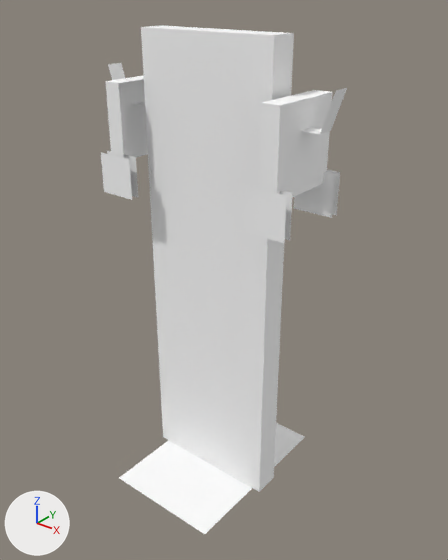
One commit to the glTF model public/3d/item/model__item__shop.ofs_3514_0/3514kg_sh1_44.gltf: the scene before it, then after it.
Rendered twice from a 50 mm lens placed at (1.348, -1.629, 1.896), pointed at (0.03, 0.019, 0.874). The lights are fixed; the arrows at lower left show +X, +Y and +Z. The picture after the commit comes second.

Objects in the first picture: '3514kg_sh1_44'.
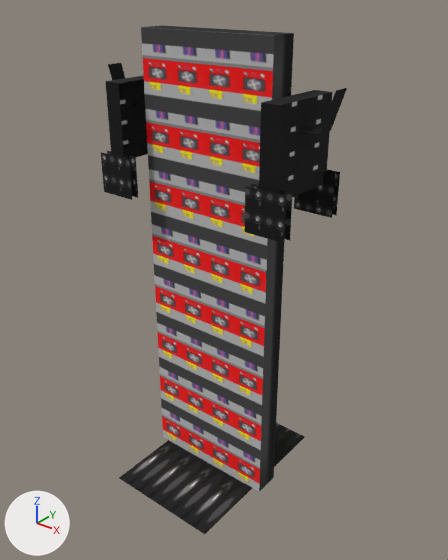
What differs and where, as boxes (x1, y1, x2, y2) in the pictures (448 x 560 px):
'3514kg_sh1_44', surface changed (white to grey)
    both: (101, 26, 347, 534)

The edits, one by one:
Picture 'sh1_44_2' (img_sh1_44_2) is new.
Picture 'sh1_44_0' (img_sh1_44_0) is new.
Picture 'sh1_44_1' (img_sh1_44_1) is new.
In material 'sh1_44_1' (mat_sh1_44_1), base_color is no longer (1.0, 1.0, 1.0), white #ffffff.
In material 'sh1_44_1' (mat_sh1_44_1), texture is now set to img_sh1_44_1.
In material 'sh1_44_0' (mat_sh1_44_0), base_color is no longer (1.0, 1.0, 1.0), white #ffffff.
In material 'sh1_44_0' (mat_sh1_44_0), texture is now set to img_sh1_44_0.
In material 'sh1_44_2' (mat_sh1_44_2), base_color is no longer (1.0, 1.0, 1.0), white #ffffff.
In material 'sh1_44_2' (mat_sh1_44_2), texture is now set to img_sh1_44_2.
